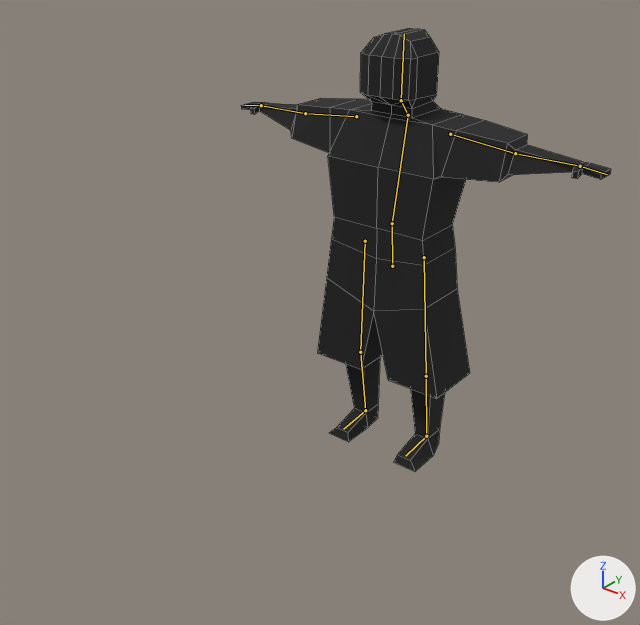
An edit to the Blender file Assets/Art/3d/Ninja.blend, drawn before and after from the same camera.
Camera for both pictures: a 50 mm lens placed at (13.37, -17.7, 13.14), pointed at (0.91, -2.13, 3.49). Every picture has the same lights, and +X, +Y and +Z are marked at lower right. The bones that bend it are drawn over the model as lines. Mesh edges are drawn as thin lines.
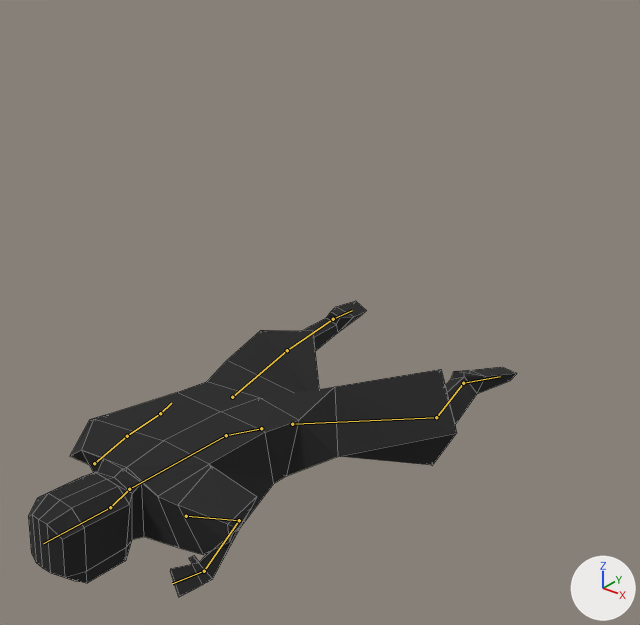
The newer file adds an action. The first version stands in its rest pose; the second is drawn at frame 14 of the action 'Die'.

Location of each change, (x1, y1, x2, y2) in pixels of the pictures (640 x 625 px):
'Cube', posed (32% wider, 33% shorter): before (241, 28, 611, 471); after (28, 301, 517, 597)
bone 'Hips', root to tip: before (392, 266) to (392, 223); after (261, 428) to (226, 435)
bone 'Chest', root to tip: before (392, 223) to (408, 115); after (226, 435) to (129, 489)
bone 'Neck', root to tip: before (408, 115) to (401, 100); after (129, 489) to (110, 507)
bone 'Head', root to tip: before (401, 100) to (404, 34); after (110, 507) to (43, 543)
bone 'ArmLUpper', root to tip: before (450, 134) to (515, 153); after (186, 516) to (239, 520)
bone 'ArmLFore', root to tip: before (515, 153) to (580, 166); after (239, 520) to (204, 571)
bone 'ArmLHand', root to tip: before (580, 166) to (607, 174); after (204, 571) to (172, 583)
bone 'ArmRUpper', root to tip: before (356, 116) to (305, 113); after (94, 463) to (127, 436)
bone 'ArmRFore', root to tip: before (305, 113) to (261, 105); after (127, 436) to (160, 413)
bone 'LegLUpper', root to tip: before (424, 257) to (426, 376); after (292, 424) to (436, 417)
bone 'LegLShin', root to tip: before (426, 376) to (426, 436); after (436, 417) to (463, 383)
bone 'LegLFoot', root to tip: before (426, 436) to (405, 456); after (463, 383) to (500, 376)
bone 'LegRUpper', root to tip: before (365, 241) to (360, 352); after (232, 397) to (287, 350)
bone 'LegRShin', root to tip: before (360, 352) to (365, 410); after (287, 350) to (333, 319)
bone 'LegRFoot', root to tip: before (365, 410) to (343, 429); after (333, 319) to (352, 310)

What changed in the scene script:
```text
Change bone_hips:
    where bone_hips = bpy.data.objects['Armature'].pose.bones['Hips']
    bone_hips.location: (0.0, 0.0, 0.0) -> (0.0, -2.11, 6.07)
    bone_hips.rotation_quaternion: (1.0, 0.0, 0.0, 0.0) -> (0.839, 0.544, 0.0, 0.0)  # degrees (0, 0, 0) -> degrees (66, 0, 0)
Change bone_chest:
    where bone_chest = bpy.data.objects['Armature'].pose.bones['Chest']  # child of 'Hips'
    bone_chest.rotation_quaternion: (1.0, 0.0, 0.0, 0.0) -> (0.962, 0.273, 0.0, 0.0)  # degrees (0, 0, 0) -> degrees (32, 0, 0)
Change bone_neck:
    where bone_neck = bpy.data.objects['Armature'].pose.bones['Neck']  # child of 'Chest'
    bone_neck.rotation_quaternion: (1.0, 0.0, 0.0, 0.0) -> (0.972, -0.234, 0.0, 0.0)  # degrees (0, 0, 0) -> degrees (-27, 0, 0)
Change bone_head:
    where bone_head = bpy.data.objects['Armature'].pose.bones['Head']  # child of 'Neck'
    bone_head.rotation_quaternion: (1.0, 0.0, 0.0, 0.0) -> (0.992, 0.128, 0.0, 0.0)  # degrees (0, 0, 0) -> degrees (15, 0, 0)
Change bone_armlupper:
    where bone_armlupper = bpy.data.objects['Armature'].pose.bones['ArmLUpper']  # child of 'Chest'
    bone_armlupper.rotation_quaternion: (1.0, 0.0, 0.0, 0.0) -> (0.973, 0.04, 0.057, 0.222)  # degrees (0, 0, 0) -> degrees (6, 5, 26)
Change bone_armlfore:
    where bone_armlfore = bpy.data.objects['Armature'].pose.bones['ArmLFore']  # child of 'ArmLUpper'
    bone_armlfore.rotation_quaternion: (1.0, 0.0, 0.0, 0.0) -> (0.258, -0.111, -0.279, -0.918)  # degrees (0, 0, 0) -> degrees (29, -20, -154)
Change bone_armlhand:
    where bone_armlhand = bpy.data.objects['Armature'].pose.bones['ArmLHand']  # child of 'ArmLFore'
    bone_armlhand.rotation_quaternion: (1.0, 0.0, 0.0, 0.0) -> (0.786, 0.461, 0.3, -0.282)  # degrees (0, 0, 0) -> degrees (55, 47, -14)
Change bone_armrupper:
    where bone_armrupper = bpy.data.objects['Armature'].pose.bones['ArmRUpper']  # child of 'Chest'
    bone_armrupper.rotation_quaternion: (1.0, 0.0, 0.0, 0.0) -> (0.64, -0.231, -0.596, 0.426)  # degrees (0, 0, 0) -> degrees (-77, -34, 95)
Change bone_armrfore:
    where bone_armrfore = bpy.data.objects['Armature'].pose.bones['ArmRFore']  # child of 'ArmRUpper'
    bone_armrfore.rotation_quaternion: (1.0, 0.0, 0.0, 0.0) -> (0.995, -0.063, 0.063, 0.053)  # degrees (0, 0, 0) -> degrees (-7, 8, 6)
Change bone_leglupper:
    where bone_leglupper = bpy.data.objects['Armature'].pose.bones['LegLUpper']
    bone_leglupper.location: (0.0, 0.0, 0.0) -> (5.97, 2.39, -0.13)
    bone_leglupper.rotation_quaternion: (1.0, 0.0, 0.0, 0.0) -> (0.748, 0.488, -0.158, 0.421)  # degrees (0, 0, 0) -> degrees (52, -40, 39)
Change bone_leglshin:
    where bone_leglshin = bpy.data.objects['Armature'].pose.bones['LegLShin']  # child of 'LegLUpper'
    bone_leglshin.rotation_quaternion: (1.0, 0.0, 0.0, 0.0) -> (0.902, 0.251, 0.218, -0.274)  # degrees (0, 0, 0) -> degrees (23, 32, -27)
Change bone_leglfoot:
    where bone_leglfoot = bpy.data.objects['Armature'].pose.bones['LegLFoot']  # child of 'LegLShin'
    bone_leglfoot.rotation_quaternion: (1.0, 0.0, 0.0, 0.0) -> (0.722, 0.584, 0.346, -0.134)  # degrees (0, 0, 0) -> degrees (84, 41, 16)
Change bone_legrupper:
    where bone_legrupper = bpy.data.objects['Armature'].pose.bones['LegRUpper']
    bone_legrupper.location: (0.0, 0.0, 0.0) -> (-0.16, 2.39, -5.97)
    bone_legrupper.rotation_quaternion: (1.0, 0.0, 0.0, 0.0) -> (0.747, 0.632, -0.205, 0.004)  # degrees (0, 0, 0) -> degrees (83, -18, -15)
Change bone_legrshin:
    where bone_legrshin = bpy.data.objects['Armature'].pose.bones['LegRShin']  # child of 'LegRUpper'
    bone_legrshin.rotation_quaternion: (1.0, 0.0, 0.0, 0.0) -> (0.954, 0.065, 0.263, -0.126)  # degrees (0, 0, 0) -> degrees (4, 31, -14)
Change bone_legrfoot:
    where bone_legrfoot = bpy.data.objects['Armature'].pose.bones['LegRFoot']  # child of 'LegRShin'
    bone_legrfoot.rotation_quaternion: (1.0, 0.0, 0.0, 0.0) -> (0.771, 0.637, 0.0, 0.0)  # degrees (0, 0, 0) -> degrees (79, 0, 0)
```
